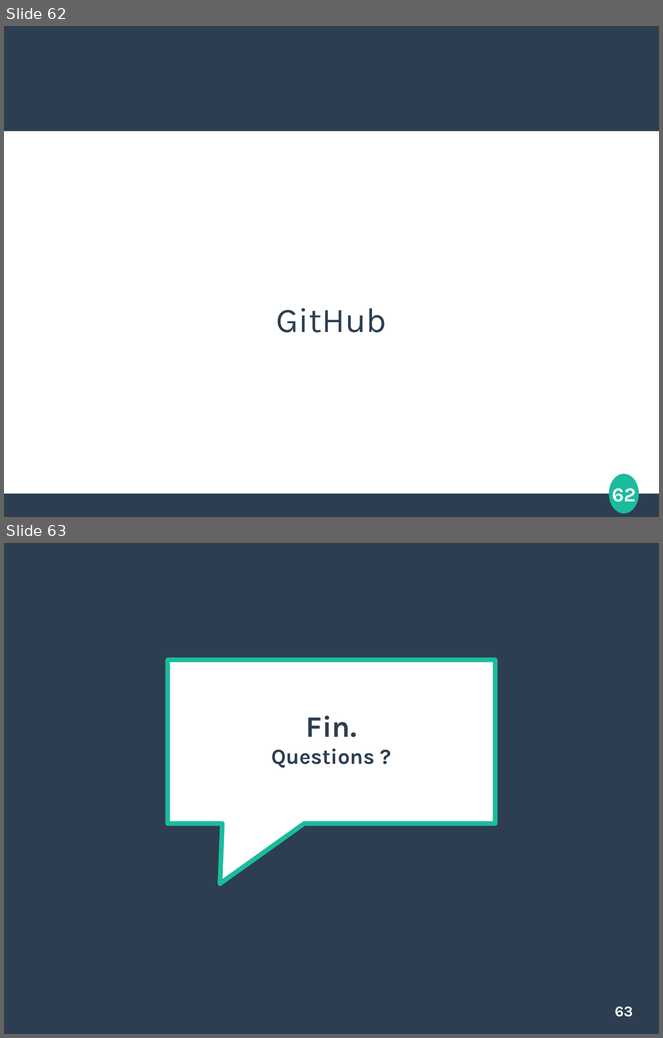
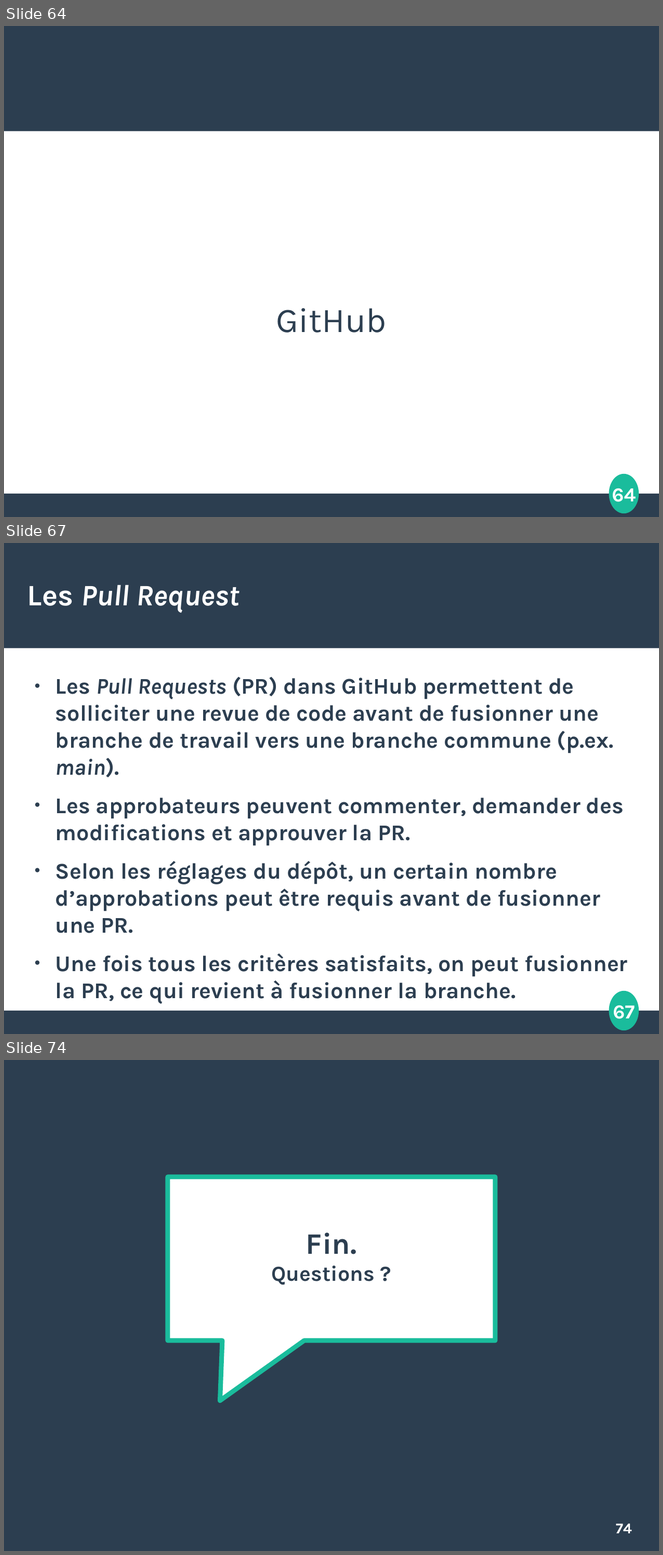
Before and after one commit to etdube/formation_git, a slide deck: Présentation git.odp. Shown one above the other, each under a label of ours: slides 62 and 63 before the commit, slides 64, 67 and 74 after it; the slides between them are not shown. The pictures are 663x1038 and 663x1555 pixels, drawn with LibreOffice and Linux fonts; fonts in the diff are those of the drawing. Boxes give left, top, right and bottom in pixels: in the first picture for what was removed or moved away, otherwise in the second. Text is boxed around its words. In the diff, an @@ line names an element or a change of style, - is before the commit and + after.

```diff
--- a/Présentation git.odp
+++ b/Présentation git.odp
@@ slide 67 added at (4,543,659,1034), background #FFFFFF; not listed: 4 template elements that a slide beside it also shows @@
@@ title added at (27,585,240,612), 36 pt, text #FFFFFF, bold, italic @@
+Les Pull Request
@@ text added at (55,677,628,1004), 27.2 pt, text #2C3E50, bold @@
+● Les Pull Requests (PR) dans GitHub permettent de solliciter une revue de code avant de fusionner une branche de travail vers une branche commune (p.ex. main).
+● Les approbateurs peuvent commenter, demander des modifications et approuver la PR.
+● Selon les réglages du dépôt, un certain nombre d’approbations peut être requis avant de fusionner une PR.
+● Une fois tous les critères satisfaits, on peut fusionner la PR, ce qui revient à fusionner la branche.
@@ what was slide 62 is now slide 64 @@
@@ page number at (612,488,636,507): text changed @@
-62
+64
@@ what was slide 63 is now slide 74 @@
@@ page number at (616,1524,632,1534): text changed @@
-63
+74
```
Also in this commit, not shown: 1 slide changed, 10 other slides added, 1 other file.
